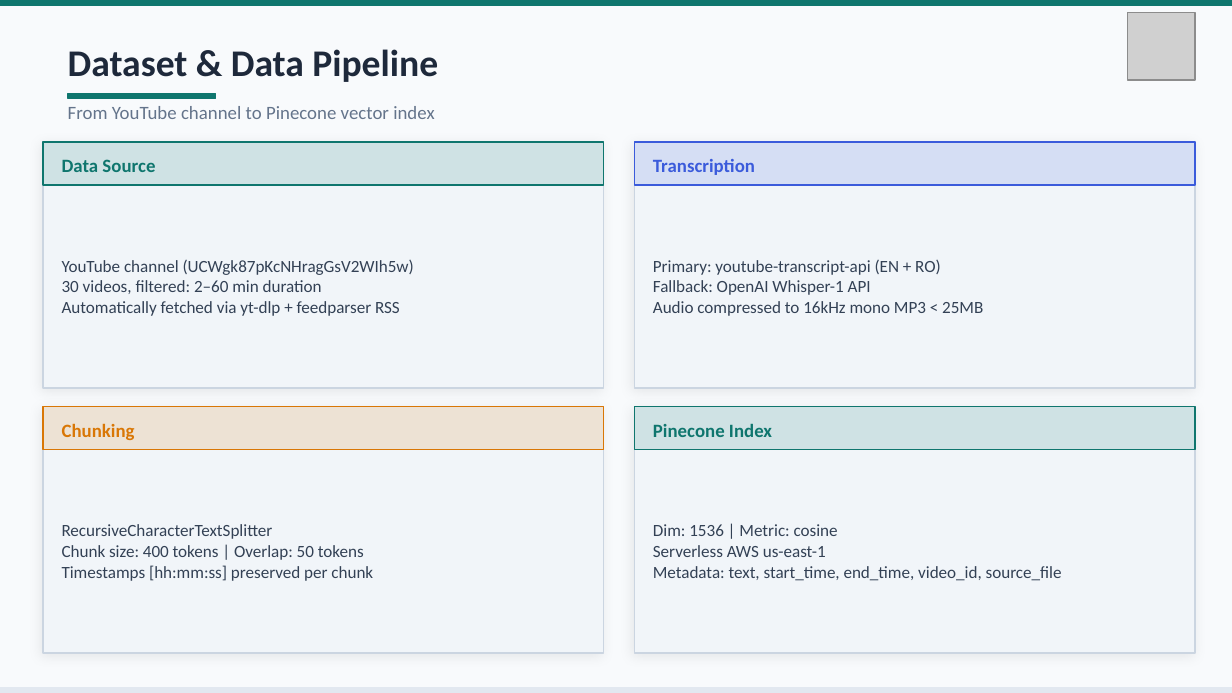
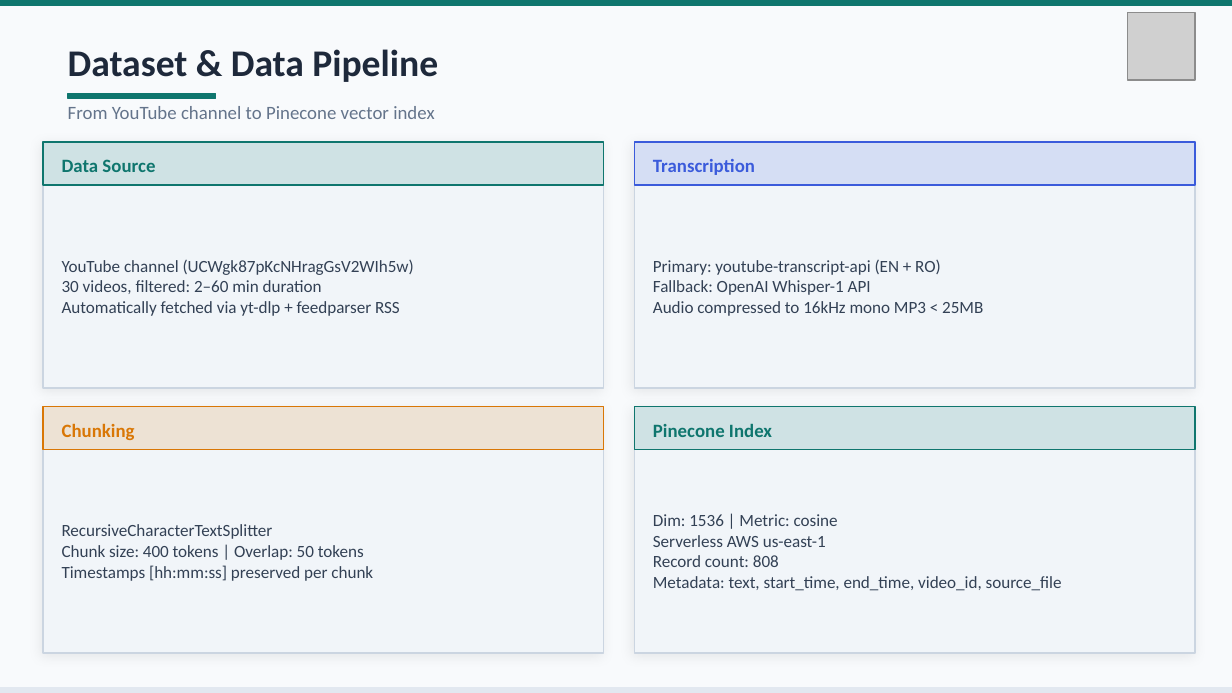
Before and after one commit to biancaene/ironhack_project_chatbot, a slide deck: slide 4 of presentation/presentation_youtube_qa_chatbot.pptx. Drawn at 1232x693 pixels with LibreOffice and Linux fonts; fonts in the diff are those of the drawing; grey boxes stand for pictures. Boxes give left, top, right and bottom in pixels: in the first picture for what was removed or moved away, otherwise in the second. Text is boxed around its words. In the diff, an @@ line names an element or a change of style, - is before the commit and + after.

```diff
--- a/presentation/presentation_youtube_qa_chatbot.pptx
+++ b/presentation/presentation_youtube_qa_chatbot.pptx
@@ text at (653, 555, 779, 567): paragraph added @@
+Record count: 808
```
Also in this commit, not shown: 6 other slides changed.
